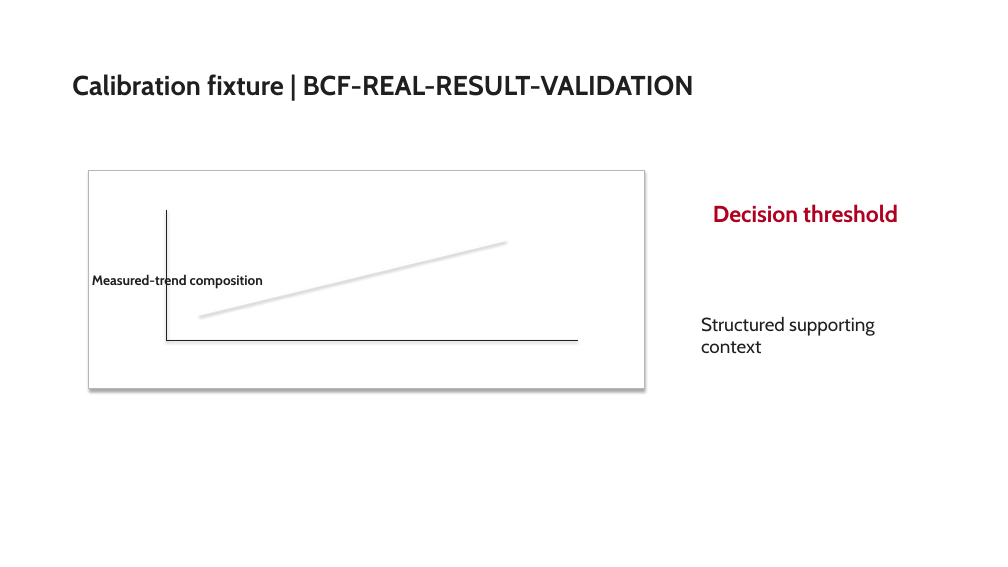
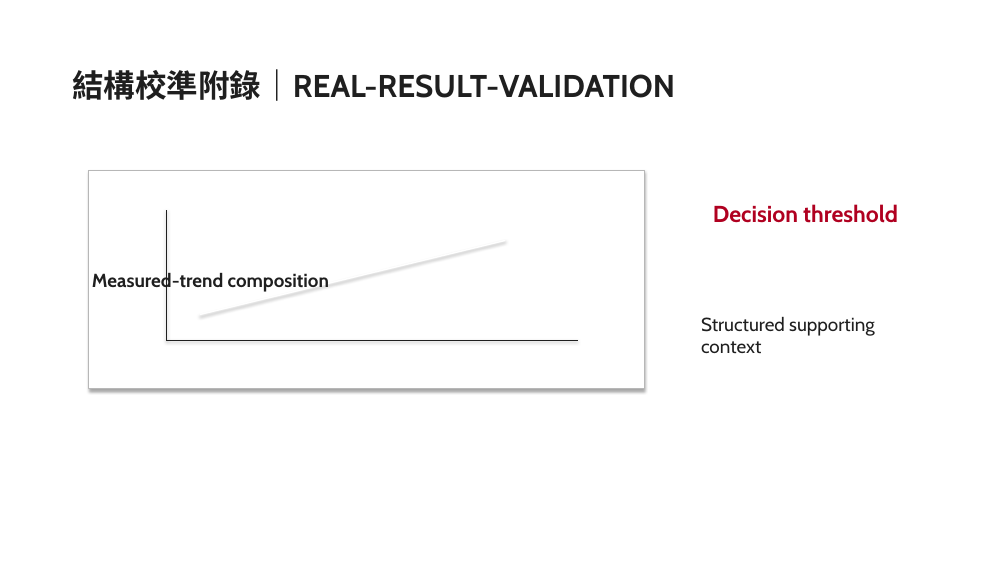
Before and after one commit to Gary0915/AI-Research-SKILLs, a slide deck: slide 28 of thesis-deck-system/artifacts/phase3/planner-composition-candidate-review.pptx (slide 23 before the commit). Drawn at 1008x567 pixels with LibreOffice and Linux fonts; fonts in the diff are those of the drawing. Boxes give left, top, right and bottom in pixels: in the first picture for what was removed or moved away, otherwise in the second. Text is boxed around its words. In the diff, an @@ line names an element or a change of style, - is before the commit and + after.

Commit message:
phase3: materialize real research visual review candidates

```diff
--- a/thesis-deck-system/artifacts/phase3/planner-composition-candidate-review.pptx
+++ b/thesis-deck-system/artifacts/phase3/planner-composition-candidate-review.pptx
@@ title at [72, 69, 675, 101]: text changed; size 26 to 30 pt @@
-Calibration fixture | BCF-REAL-RESULT-VALIDATION
+結構校準附錄｜REAL-RESULT-VALIDATION
@@ text "Measured-trend composition" at [92, 271, 329, 292]: size 13 to 18 pt @@
```
Also in this commit, not shown: 9 other slides changed, 21 slides added, 16 slides removed, 11 other files.
